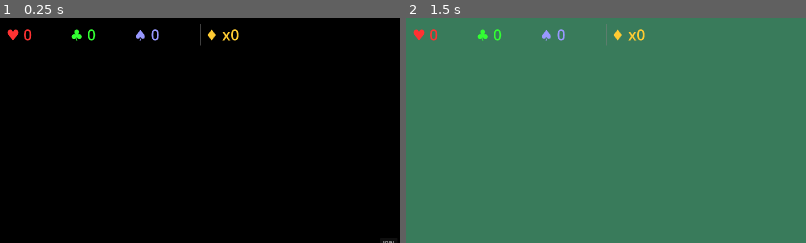
Above: before the commit, frames 1-2 (left to right).
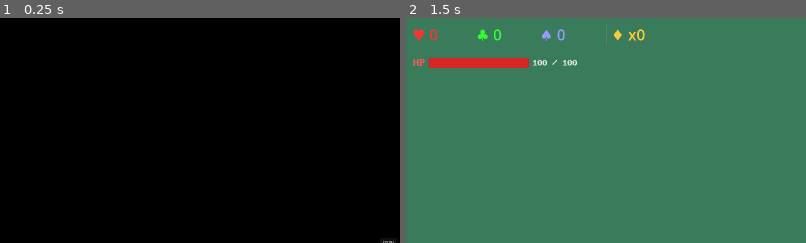
Above: after the commit, the same moments.

Repository: SalC124/rhombatro
Game: Godot game, scene res://scenes/Main2.tscn
The game is run twice, just before and just after one commit, with the same random seed, the same clock (stepped at 60 frames per second) and the same inputs.
Inputs (mouse positions are % of the whole screen's width and height, from its top left):
- Up to frame 1 (0.25 s): no input
- Up to frame 2 (1.5 s): click "HOST" at 0.5 s; tap Enter at 1.25 s; move the mouse to (72, 45) at 1.27 s; click (72, 45) at 1.42 s
The pictures show only the part of the screen within x 0-50%, y 0-50%; the shares and areas given below are measured in that part.

The runs differ from the first frame. In frame 1, 0.6% of the frame differs, in the area x 1-60%, y 2-13%; in frame 2, 1.3%, in the area x 1-43%, y 17-23%.

Commit message:
push to test multiplayer

Diff:
--- a/scenes/Main2.tscn
+++ b/scenes/Main2.tscn
@@ -6,6 +6,7 @@
 [ext_resource type="FontFile" uid="uid://b4ucaw12l0s1n" path="res://assets/BigBlueTermPlusNerdFontMono-Regular.ttf" id="5_8xah2"]
 [ext_resource type="Script" uid="uid://c7oif0iu8su4u" path="res://scripts/input_manager.gd" id="5_bb0ps"]
 [ext_resource type="Script" uid="uid://cmfojul2w2di5" path="res://scripts/score_counter.gd" id="6_bb0ps"]
+[ext_resource type="Script" uid="uid://dysimglxa1o8a" path="res://scripts/hp_bar.gd" id="7_ckpor"]
 
 [node name="Main2" type="Node2D" unique_id=1492515000]
 texture_filter = 1
@@ -54,7 +55,12 @@
 script = ExtResource("5_bb0ps")
 
 [node name="ScoreCounter" type="Node2D" parent="." unique_id=39562879]
+visible = false
 script = ExtResource("6_bb0ps")
+
+[node name="HPBar" type="CanvasLayer" parent="." unique_id=1042759370]
+visible = false
+script = ExtResource("7_ckpor")
 
 [connection signal="pressed" from="HostButton" to="." method="_on_host_button_pressed"]
 [connection signal="pressed" from="JoinButton" to="." method="_on_join_button_pressed"]
--- a/scripts/game_loop.gd
+++ b/scripts/game_loop.gd
@@ -4,12 +4,14 @@
 var scoring_refs = {}
 
 var played_hands = {}
+var round_ready_received = {}
 
 func set_scoring_refs(peer_id: int, ref: Node) -> void:
 	scoring_refs[peer_id] = ref
 	ref.owner_peer_id = peer_id
 	ref._ready_setup()
 	ref.death.connect(_on_player_death)
+	ref.round_ready.connect(_on_round_ready)
 	if scoring_refs.size() == 2: # make sure this is the second one before starting
 		draw_initial_hands()
 	if peer_id == multiplayer.get_unique_id():
@@ -22,6 +24,11 @@
 func _on_player_death(peer_id: int) -> void:
 	print("player ", peer_id, " died lmao")
 	# TODO: end screen
+
+
+func _on_round_ready(peer_id: int) -> void:
+	round_ready_received[peer_id] = true
+
 
 func draw_initial_hands() -> void:
 	for feinld in scoring_refs.values():
@@ -61,7 +68,8 @@
 
 @rpc("any_peer")
 func rpc_submit_played_hand(peer_id: int, card_data: Array) -> void:
-			submit_played_hand(peer_id, card_data)
+	submit_played_hand(peer_id, card_data)
+
 
 func i_used_to_have_hoop_dreams_until_i_found_out_that_there_were_other_ways_to_score():
 	var peer_ids = scoring_refs.keys()
@@ -101,6 +109,21 @@
 
 	played_hands.clear()
 
+	if scoring_refs[id_a].hp == 0 or scoring_refs[id_b].hp == 0: # bail if hes already dead
+		return
+
+	round_ready_received.clear()
+	for field in scoring_refs.values():
+		field.discard_from_played_hand(field.player_cards_in_play.duplicate())
+
+	while round_ready_received.size() < 2:
+		await get_tree().process_frame # wait for end of redraws
+
+	for peer_id in scoring_refs:
+		if not scoring_refs[peer_id].has_playable_hand():
+			_on_player_death(peer_id)
+			return
+
 
 func calculate_hand(card_data: Array):
 	var hearts = 0
@@ -114,7 +137,7 @@
 		var value = rank	# jack=11, queen=12, king=13, ace=14
 		match suit:
 			CARD_STATES.SUIT.Heart:   hearts += value
-			CARD_STATES.SUIT.Club:	clubs += value
+			CARD_STATES.SUIT.Club:	  clubs += value
 			CARD_STATES.SUIT.Diamond: diamonds += 1
 			CARD_STATES.SUIT.Spade:   spades += value
 
--- /dev/null
+++ b/scripts/hp_bar.gd
@@ -0,0 +1,96 @@
+extends CanvasLayer
+
+const CARD_STATES = preload("res://scripts/card_states.gd")
+
+var bar
+var label
+var tween
+
+func _ready() -> void:
+	layer = 10  # render on top of everything
+
+	var container = HBoxContainer.new()
+	container.set_anchors_preset(Control.PRESET_TOP_LEFT)
+	container.position = Vector2(24, 128)
+	container.add_theme_constant_override("separation", 12)
+	add_child(container)
+
+	label = Label.new()
+	label.text = "HP"
+	label.add_theme_font_size_override("font_size", 28)
+	label.add_theme_color_override("font_color", Color(1, 0.35, 0.35))
+	var font = load("res://assets/BigBlueTermPlusNerdFontMono-Regular.ttf")
+	label.add_theme_font_override("font", font)
+
+	container.add_child(label)
+
+	bar = ProgressBar.new()
+	bar.min_value = 0
+	bar.max_value = CARD_STATES.STARTING_HP
+	bar.value = CARD_STATES.STARTING_HP
+	bar.custom_minimum_size = Vector2(320, 32)
+	bar.show_percentage = false
+
+	# Style: filled portion
+	var fill_style = StyleBoxFlat.new()
+	fill_style.bg_color = Color(0.85, 0.15, 0.15)
+	fill_style.corner_radius_top_left = 6
+	fill_style.corner_radius_top_right = 6
+	fill_style.corner_radius_bottom_left = 6
+	fill_style.corner_radius_bottom_right = 6
+	bar.add_theme_stylebox_override("fill", fill_style)
+
+	# Style: background track
+	var bg_style = StyleBoxFlat.new()
+	bg_style.bg_color = Color(0.15, 0.15, 0.15)
+	bg_style.corner_radius_top_left = 6
+	bg_style.corner_radius_top_right = 6
+	bg_style.corner_radius_bottom_left = 6
+	bg_style.corner_radius_bottom_right = 6
+	bar.add_theme_stylebox_override("background", bg_style)
+
+	container.add_child(bar)
+
+	var hp_label = Label.new()
+	hp_label.name = "HPValueLabel"
+	hp_label.text = str(CARD_STATES.STARTING_HP) + " / " + str(CARD_STATES.STARTING_HP)
+	hp_label.add_theme_font_size_override("font_size", 24)
+	hp_label.add_theme_color_override("font_color", Color(0.9, 0.9, 0.9))
+	hp_label.add_theme_font_override("font", font)
+
+	container.add_child(hp_label)
+
+
+func animate_to(new_hp: int) -> void:
+	if tween:
+		tween.kill()
+	tween = create_tween()
+	tween.set_ease(Tween.EASE_OUT)
+	tween.set_trans(Tween.TRANS_CUBIC)
+
+	var old_val = bar.value
+
+	# Flash white briefly if damage taken
+	if new_hp < old_val:
+		var fill_style_white = StyleBoxFlat.new()
+		fill_style_white.bg_color = Color(1, 1, 1)
+		fill_style_white.corner_radius_top_left = 6
+		fill_style_white.corner_radius_top_right = 6
+		fill_style_white.corner_radius_bottom_left = 6
+		fill_style_white.corner_radius_bottom_right = 6
+		bar.add_theme_stylebox_override("fill", fill_style_white)
+
+		tween.tween_callback(func():
+			var fill_style = StyleBoxFlat.new()
+			fill_style.bg_color = Color(0.85, 0.15, 0.15)
+			fill_style.corner_radius_top_left = 6
+			fill_style.corner_radius_top_right = 6
+			fill_style.corner_radius_bottom_left = 6
+			fill_style.corner_radius_bottom_right = 6
+			bar.add_theme_stylebox_override("fill", fill_style)
+		).set_delay(0.12)
+
+	tween.tween_property(bar, "value", float(new_hp), 0.45)
+	tween.parallel().tween_method(func(v: float):
+		get_node("HBoxContainer/HPValueLabel").text = str(roundi(v)) + " / " + str(CARD_STATES.STARTING_HP)
+	, float(old_val), float(new_hp), 0.45)
--- a/scripts/multiplayer.gd
+++ b/scripts/multiplayer.gd
@@ -40,3 +40,5 @@
 
 	$DiscardButton.visible = true
 	$PlayButton.visible = true
+	$ScoreCounter.visible = true
+	$HPBar.visible = true
--- a/scripts/scoring.gd
+++ b/scripts/scoring.gd
@@ -14,16 +14,34 @@
 var player_cards_in_play = []
 
 signal death(id: int)
+signal round_ready(peer_id: int)
+
+const HP_BAR_SCENE = preload("res://scripts/hp_bar.gd")
+var hp_bar: CanvasLayer = null
+
+
+func has_playable_hand() -> bool:
+	for card in player_hand_ref.player_hand:
+		if card.suit == CARD_STATES.SUIT.Diamond:
+			return true
+	for card_data in deck_ref.player_deck:
+		if card_data[1] == CARD_STATES.SUIT.Diamond:
+			return true
+	return false
 
 
 func take_damage(dmg: int) -> void:
 	hp = max(0, hp - dmg)
+	if hp_bar:
+		hp_bar.animate_to(hp)
 	if hp == 0:
 		emit_signal("death", owner_peer_id)
 
 
 func heal(medkits: int) -> void:
 	hp = min(CARD_STATES.STARTING_HP, hp + medkits)
+	if hp_bar:
+		hp_bar.animate_to(hp)
 
 # Called when the node enters the scene tree for the first time.
 func _ready() -> void:
@@ -36,6 +54,10 @@
 	if not is_local_player:
 		rotation = PI
 		position = Vector2(2560, 1440)
+	else:
+		hp_bar = HP_BAR_SCENE.new()
+		add_child(hp_bar)
+
 
 	$"CardManager".connect("select", func(_card):
 		get_parent().get_node("GameLoop").button_update()
@@ -45,6 +67,22 @@
 		player_hand_ref.selection_changed.connect(func(index, selected):
 			rpc("receive_selection", index, selected)
 		)
+
+func discard_from_played_hand(caehrds: Array) -> void:
+	var last_tween
+	for caehrd in caehrds:
+		last_tween = player_hand_ref.animate_card_to_position(caehrd, Vector2(3000, 720), CARD_STATES.DEFAULT_CARD_MOVE_SPEED)
+
+	if last_tween == null:
+		emit_signal("round_ready", owner_peer_id)
+		return
+
+	last_tween.finished.connect(func():
+		for caehrd in caehrds:
+			caehrd.discard()
+		await deck_ref.draw_card(CARD_STATES.DEFAULT_HAND_SIZE)
+		emit_signal("round_ready", owner_peer_id)
+	)
 
 
 @rpc("any_peer")
Not shown, added: scripts/hp_bar.gd.uid
